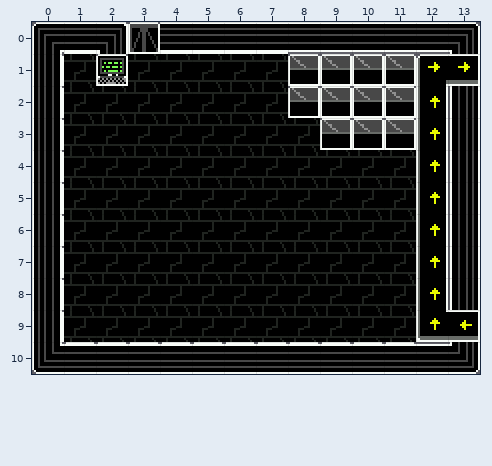
A Tiled map gets an edit: maps/suburb.tmx. Above: the version before the commit.
Cells are 16x16 px. Shown: x 0..13, y 0..10.
And afterwards:
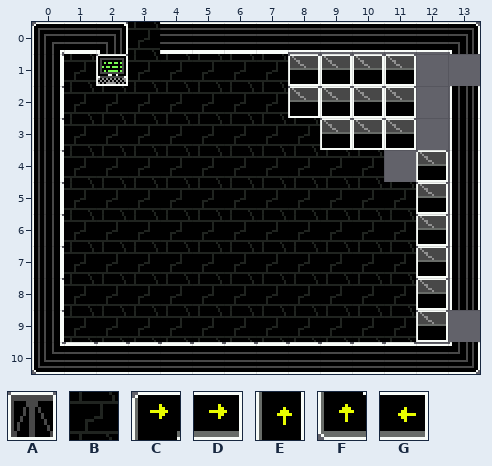
Key: from "PhageCity": A 2, B 3, C 18, D 19, E 26, F 34, G 35.
_ is an empty cell, . an unchanged one.
What changed:
--- layer "Ground"
@@ x 3..13 @@
- 0 A..........
- 1 .........CD
- 2 .........E.
- 3 .........E.
- 4 ........BE.
- 5 .........E.
- 6 .........E.
- 7 .........E.
- 8 .........E.
- 9 .........FG
+ 0 B..........
+ 1 .........__
+ 2 ........._.
+ 3 ........._.
+ 4 ........__.
+ 5 ........._.
+ 6 ........._.
+ 7 ........._.
+ 8 ........._.
+ 9 .........__
